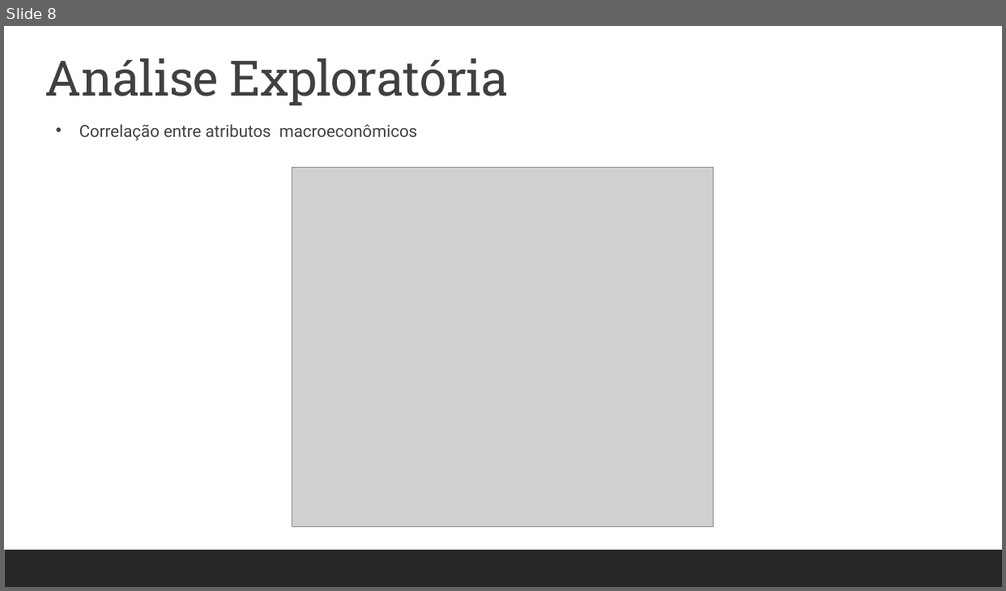
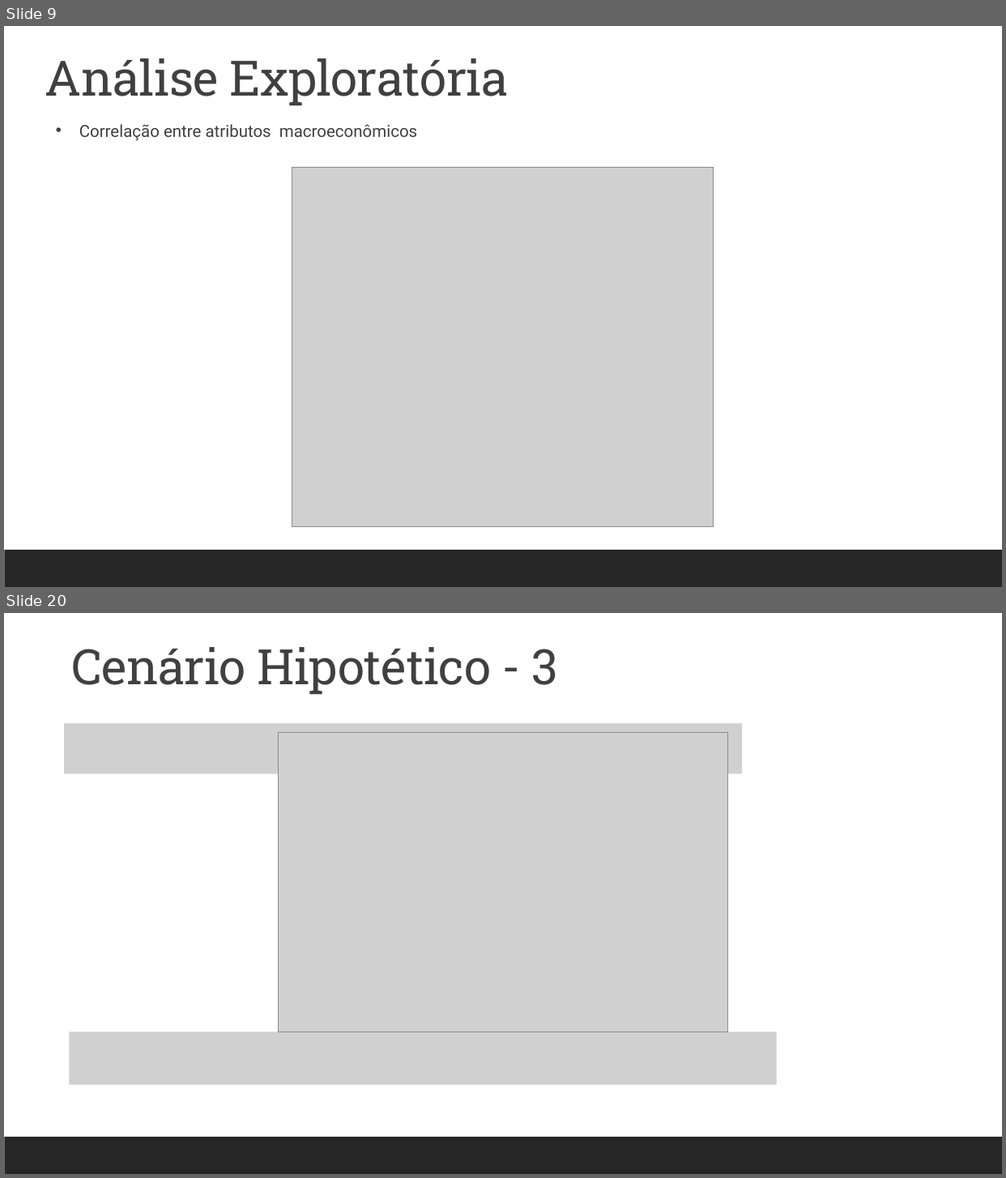
Before and after one commit to pedrosouzalv/PO-233, a slide deck: Projeto de PO-233.pptx. Shown one above the other, each under a label of ours: slide 8 before the commit, slides 9 and 20 after it; the slides between them are not shown. The pictures are 1006x591 and 1006x1178 pixels, drawn with LibreOffice and Linux fonts; fonts in the diff are those of the drawing; grey boxes stand for pictures. Boxes give left, top, right and bottom in pixels: in the first picture for what was removed or moved away, otherwise in the second. Text is boxed around its words. In the diff, an @@ line names an element or a change of style, - is before the commit and + after.

```diff
--- a/Projeto de PO-233.pptx
+++ b/Projeto de PO-233.pptx
@@ slide 20 added at (x1=4, y1=613, x2=1002, y2=1174), background #FFFFFF; not listed: 1 template element that a slide beside it also shows @@
@@ text added at (x1=71, y1=647, x2=559, y2=695), 47 pt, text #404040 @@
+Cenário Hipotético - 3
@@ picture added at (x1=64, y1=724, x2=742, y2=774) @@
@@ picture added at (x1=279, y1=733, x2=728, y2=1033) @@
@@ picture added at (x1=69, y1=1033, x2=777, y2=1085) @@
@@ what was slide 8 is now slide 9 @@
```
Also in this commit, not shown: 2 slides changed, 11 other slides added, 6 other files.
